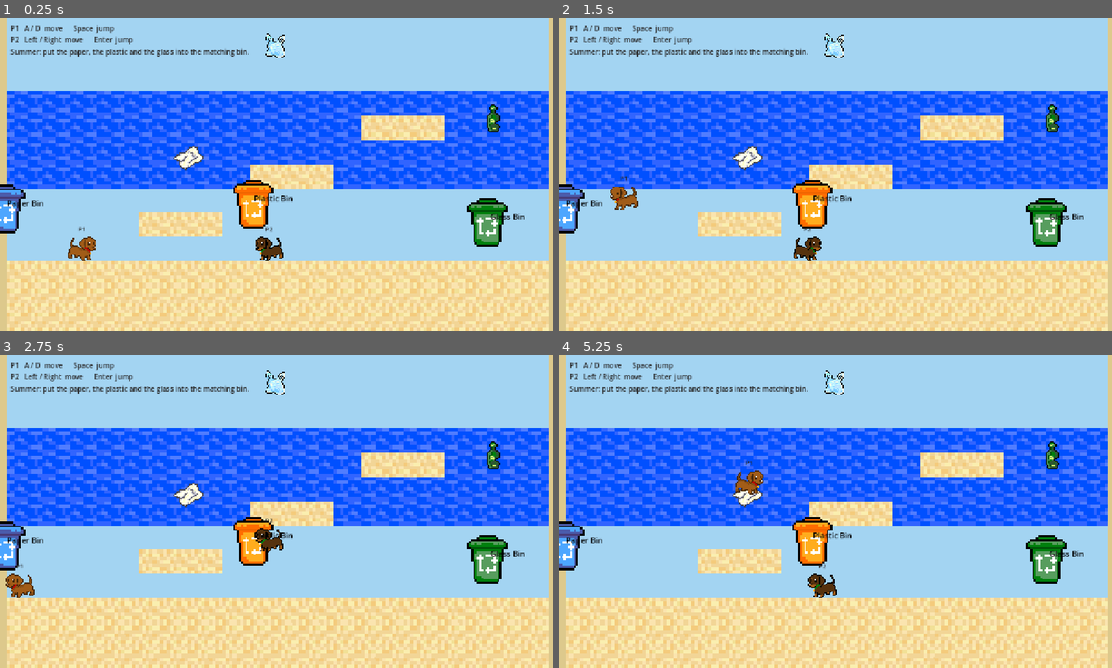
Above: before the commit, frames 1-4 (two rows, left to right).
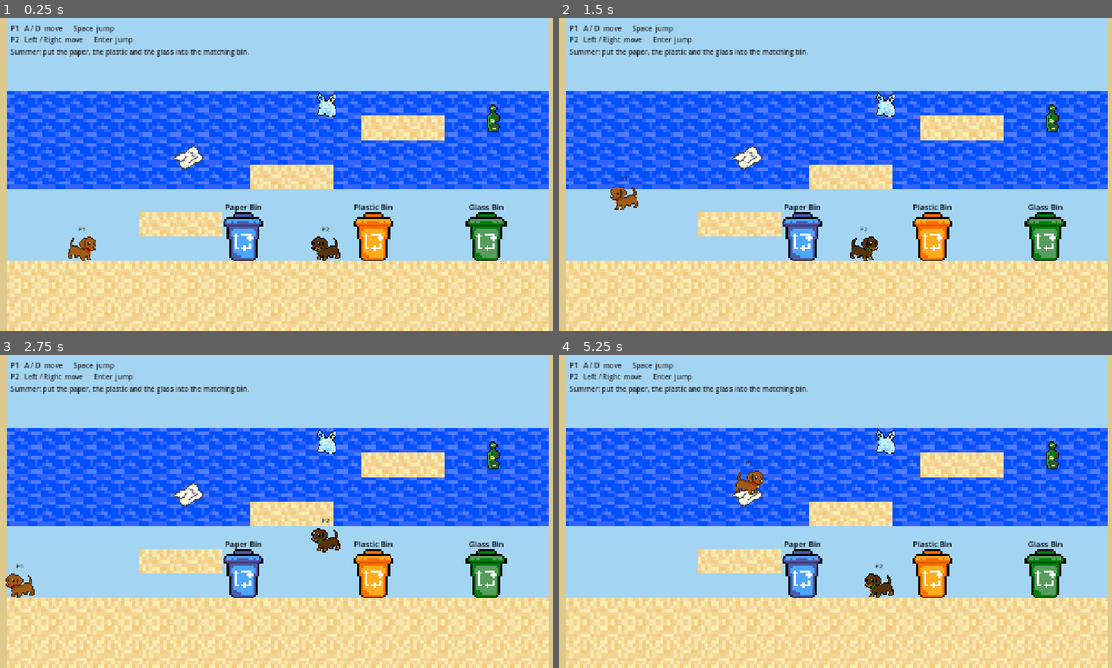
Above: after the commit, the same moments.

Repository: chloecheng0717/Four-Seasons
Game: Godot game, scene res://_summer_test.tscn
Same seed, same stepped clock (60 frames per second), same inputs: the game is played once before the commit and once after it. This scene is started directly instead of the project's main scene.
Inputs:
- Up to frame 1 (0.25 s): no input
- Up to frame 2 (1.5 s): tap Enter (p2_jump) at 0.5 s; hold D (p1_right) from 0.53 s (still down); tap Left (p2_left) at 0.6 s; tap Space (p1_jump) at 0.77 s; tap Right (p2_right) at 1.35 s
- Up to frame 3 (2.75 s): tap Space (p1_jump) at 1.52 s; release D (p1_right) at 2.03 s; hold A (p1_left) from 2.03 s (still down); tap Left (p2_left) at 2.1 s
- Up to frame 4 (5.25 s): release A (p1_left) at 2.78 s; hold D (p1_right) 2.78-4.28 s; tap Right (p2_right) at 2.85, 4.35 s; tap Space (p1_jump) at 3.02, 3.77, 4.52 s; tap Left (p2_left) at 3.6, 5.1 s; hold A (p1_left) 4.28-5.03 s; hold D (p1_right) from 5.03 s (still down)

The runs differ from the first frame. In frame 1, 5.0% of the frame differs, in the area x 0-95%, y 4-78%; in frame 2, 4.8%; in frame 3, 4.9%; in frame 4, 5.0%.

Commit message:
Summer: bins stand on the ground and every piece of rubbish is reachable
TrashBin.gd
- Anchor the centred sprite with offset (0, -height*0.5) instead of
  (-width*0.5, -height). The old offset drew the artwork a whole
  display_height above the ground and half a width left of its node, which
  is what had the paper bin's picture overlapping the left wall. Verified
  against a real render: a bin at (640,560) drew y 392..504 before and
  y 448..560 now, centred on its node.
- drawn_rect() now reads sprite.get_rect() through the sprite's global
  transform, so it reports the pixels actually drawn instead of ignoring
  the centred rect and the parent transform.
- _process() serves every dog in the bin, not just the first one, so a
  delivery is no longer missed when the lower dog is holding something the
  bin refuses.

SummerLevel.gd
- All three bins on the ground at y=560: paper (560,560), plastic (860,560),
  glass (1120,560). They cannot start further left: the dogs spawn at x=120
  and x=232 with art out to x=264, and the lowest sand shelf covers
  x=320..512, exactly the band a ground-standing bin would be drawn into.
- Plastic bag (634,65) -> (752,200). A scan of every standable surface found
  exactly one spot in the level it could be reached from; it is now reachable
  from 13 spots solo and 19 with the dogs stacked.

_summer_test.gd
- New section 3: every piece of rubbish is really picked up by jumping for it
  from the shelf below, once solo and once stacked, with the level confirmed
  intact afterwards.
- Replaced the anchoring check that asserted the bug (offset.y == -height)
  with the real invariant: the artwork's bottom edge on the node's y and its
  centre over the node's x, plus checks that no bin's art or collider touches
  a wall or is drawn over a dog.
- PARK_B 620 -> 750; 620 sat inside the plastic bin's box and was most of the
  23 failures this suite was reporting.

PROGRESS.md: new dated entry, corrected stale Summer positions and totals.
412 checks across five suites, 0 failures (Summer 129 -> 152).

Diff:
--- a/_summer_test.gd
+++ b/_summer_test.gd
@@ -8,9 +8,9 @@
 ## here is read out of the live level, so a check cannot pass just because the
 ## level was never really built.
 ##
-## Order matters. The six wrong-bin cases run first, while all three pieces of
-## rubbish are still in the level, because after the last one is sorted the level
-## is finished and there is nothing left to carry.
+## Order matters. The rubbish-reachability checks and the six wrong-bin cases both
+## run while all three pieces of rubbish are still in the level, because after the
+## last one is sorted the level is finished and there is nothing left to carry.
 
 const SUMMER_SCENE := "res://scenes/SummerLevel.tscn"
 const SPRING_SCENE := "res://scenes/Level.tscn"
@@ -39,15 +39,28 @@
 const SCREEN_CENTRE := Vector2(640.0, 360.0)
 
 ## Flat open ground, clear of every bin box and every piece of rubbish, so
-## parking here can never be standing in a bin or standing on an item.
+## parking here can never be standing in a bin or standing on an item. The bins
+## sit at x=560, 860 and 1120 and each reaches 45px either side of that, so
+## 150 and 750 are both well clear of the nearest one.
 const PARK_A := Vector2(150.0, GROUND_Y)
-const PARK_B := Vector2(620.0, GROUND_Y)
+const PARK_B := Vector2(750.0, GROUND_Y)
 
 ## Where the two-dog stack test stands them. Also clear of every bin box and
 ## every piece of rubbish: a dog that drifts a little either way while being
 ## stacked must not brush a bin or pick something up, or the test would be
 ## measuring the wrong thing.
 const STACK_X := 150.0
+
+## Where a player jumps from to pick each piece of rubbish up: the sand shelf it
+## is sitting above, and which way the dog leans as it goes. The paper and the
+## plastic are jumped for straight up from the shelf under them; the glass bottle
+## is jumped for from the top shelf, which is the only shelf near it. These are
+## the spots a player would use, not the only spots that happen to work.
+const REACH_SPOTS := {
+	&"paper": {"x": 432.0, "y": 448.0, "dir": 0},
+	&"plastic": {"x": 752.0, "y": 336.0, "dir": 0},
+	&"glass": {"x": 912.0, "y": 224.0, "dir": 1},
+}
 
 const ITEM_TEXTURES := {
 	&"paper": PAPER_TEXTURE,
@@ -175,6 +188,16 @@
 	var body := bin.get_node("CollisionShape2D") as CollisionShape2D
 	var shape := body.shape as RectangleShape2D
 	return Rect2(bin.position + body.position - shape.size * 0.5, shape.size)
+
+
+## Where a sprite's artwork really lands on screen, from its own transform. Used
+## for the dogs here so "the bin is not drawn over a dog" is measured on pixels
+## rather than on a guessed picture size.
+func _art_of(sprite: Sprite2D) -> Rect2:
+	var local := sprite.get_rect()
+	var top_left: Vector2 = sprite.global_transform * local.position
+	var bottom_right: Vector2 = sprite.global_transform * local.end
+	return Rect2(top_left, bottom_right - top_left)
 
 
 func _stand_in(p: Player, kind: StringName) -> void:
@@ -259,6 +282,7 @@
 func _run() -> void:
 	await _test_the_level_is_summer()
 	await _test_the_dogs_still_play()
+	await _test_every_piece_of_rubbish_can_be_reached()
 	await _test_the_wrong_bins_refuse_everything()
 	await _test_the_right_bins_sort_for_good()
 	await _test_the_completion_screen()
@@ -343,8 +367,21 @@
 		_check("the %s bin is on the flat ground" % kind,
 			bin != null and is_equal_approx(bin.position.y, GROUND_Y),
 			" y=%.1f" % bin.position.y)
-		_check("the %s bin is drawn from its bottom edge, so it stands up" % kind,
-			bin != null and is_equal_approx(bin.sprite.offset.y, -bin.art_region.size.y))
+		# The sprite is centred, so it is lifted by half its own height and by
+		# nothing sideways: that puts the artwork's bottom edge on the node and
+		# its middle over the node, which is what makes the bin stand on the
+		# ground instead of hovering over it or hanging off to one side.
+		_check("the %s bin is anchored bottom edge to its node" % kind,
+			bin != null and is_equal_approx(bin.sprite.offset.y, -bin.art_region.size.y * 0.5)
+			and is_zero_approx(bin.sprite.offset.x),
+			" offset=%s" % bin.sprite.offset)
+		var drawn: Rect2 = bin.drawn_rect()
+		_check("and the %s bin really is drawn standing on the ground" % kind,
+			is_equal_approx(drawn.end.y, bin.position.y),
+			" art bottom=%.1f node y=%.1f" % [drawn.end.y, bin.position.y])
+		_check("and the %s bin is drawn over its own node, not beside it" % kind,
+			is_equal_approx(drawn.get_center().x, bin.position.x),
+			" art centre x=%.1f node x=%.1f" % [drawn.get_center().x, bin.position.x])
 		_check("the %s bin is inside the screen" % kind,
 			bin != null and SCREEN.has_point(bin.position + Vector2(0.0, -56.0)))
 	_check("the bins do not all share one picture",
@@ -367,6 +404,32 @@
 		and glass_box.position.x - plastic_box.end.x >= 150.0)
 	_check("a dog cannot be in two bins at once",
 		BIN_REGION_SIZE.x < plastic_box.position.x - paper_box.end.x)
+
+	# A bin standing on the ground can still look wrong without the physics
+	# noticing anything: drawn into a wall, or drawn on top of a dog. Both were
+	# real here once, so both are checked against the artwork's real pixels.
+	var constants: Dictionary = level.get_script().get_script_constant_map()
+	var wall_width: float = constants.get("WALL_WIDTH", 16.0)
+	var level_width: float = constants.get("LEVEL_WIDTH", 1280.0)
+	var left_wall := Rect2(0.0, 0.0, wall_width, 720.0)
+	var right_wall := Rect2(level_width - wall_width, 0.0, wall_width, 720.0)
+	var spawn_art: Array[Rect2] = []
+	for dog: Player in [p1, p2]:
+		spawn_art.append(_art_of(dog.sprite))
+	for kind in KINDS:
+		var bin := bins[kind] as TrashBin
+		var drawn: Rect2 = bin.drawn_rect()
+		_check("the %s bin is not drawn into a wall" % kind,
+			not drawn.intersects(left_wall) and not drawn.intersects(right_wall),
+			" art x %.0f..%.0f" % [drawn.position.x, drawn.end.x])
+		var over_dog := false
+		for rect in spawn_art:
+			if drawn.intersects(rect):
+				over_dog = true
+		_check("and the %s bin is not drawn on top of a dog" % kind, not over_dog)
+		_check("and the %s bin's own collider is off the walls too" % kind,
+			not _bin_box(kind).intersects(left_wall)
+			and not _bin_box(kind).intersects(right_wall))
 
 	# The rubbish: the right picture for each kind, one of each, nothing else.
 	_check("there are three pieces of rubbish", items.size() == 3
@@ -499,8 +562,87 @@
 	_emit("")
 
 
+## Every piece of rubbish has to be gettable at, by jumping for it the way a
+## player does: standing on the sand shelf underneath and jumping. Rubbish that
+## can only be reached from one lucky pixel of floor, or not at all, leaves a
+## level that cannot be finished, so each piece is checked twice - once with one
+## dog on its own, and once with the two dogs stacked, which is the other way
+## this game is meant to be played.
+func _test_every_piece_of_rubbish_can_be_reached() -> void:
+	_emit("=== 3. every piece of rubbish can be jumped for, solo and stacked ===")
+
+	for kind in KINDS:
+		var spot: Dictionary = REACH_SPOTS[kind]
+		var x: float = spot["x"]
+		var y: float = spot["y"]
+		var dir: int = spot["dir"]
+		_check("the %s can be picked up off the shelf above it, on its own" % kind,
+			await _can_reach(kind, x, y, dir, false),
+			" from x=%.0f y=%.0f dir=%+d" % [x, y, dir])
+		_check("and the %s can still be picked up with the two dogs stacked" % kind,
+			await _can_reach(kind, x, y, dir, true),
+			" from x=%.0f y=%.0f dir=%+d" % [x, y, dir])
+
+	# Reaching a piece of rubbish and letting go of it again has to leave the level
+	# exactly as it was, or the rest of the suite would be testing a level that is
+	# not the one the game starts with.
+	await _park()
+	_check("all three pieces are still in the level after all that reaching",
+		_items_left() == 3, " left=%d" % _items_left())
+	_check("and neither dog is still holding anything",
+		p1.carried_kind == &"" and p2.carried_kind == &"")
+	_emit("")
+
+
+## Whether a dog can really pick this piece of rubbish up from one standing spot.
+## Both dogs are put back on clear ground first, one of them is stood where a
+## player would stand, it jumps, and this only passes if the rubbish genuinely
+## changed hands: anything weaker than a real pickup would let a level nobody can
+## finish look fine.
+func _can_reach(kind: StringName, at_x: float, at_y: float, dir: int,
+		stacked: bool) -> bool:
+	await _park()
+	var stored: Variant = _item(kind)
+	if not is_instance_valid(stored):
+		return false
+	var item := stored as GardenItem
+	# A piece that has just been put back cannot be taken again straight away.
+	for _i in 60:
+		if item._respawn_timer <= 0.0:
+			break
+		await get_tree().physics_frame
+
+	if stacked:
+		if not await _stack_at(p1, p2, at_x, at_y):
+			return false
+	else:
+		_place(p1, Vector2(at_x, at_y))
+		await _wait(6)
+
+	await _hold([p1.jump_action], 2)
+	var steering: Array = []
+	if dir > 0:
+		steering = [p1.right_action]
+	elif dir < 0:
+		steering = [p1.left_action]
+	for _i in 80:
+		if not steering.is_empty():
+			Input.action_press(steering[0])
+		await get_tree().physics_frame
+		if p1.carried_kind == kind:
+			break
+	for action in steering:
+		Input.action_release(action)
+
+	var picked_up := p1.carried_kind == kind
+	# Away from the bins before dropping it, so the drop cannot be mistaken for a
+	# delivery and the piece cannot be used up by accident.
+	await _park()
+	return picked_up
+
+
 func _test_the_wrong_bins_refuse_everything() -> void:
-	_emit("=== 3. all six wrong-bin attempts are refused, with a notice ===")
+	_emit("=== 4. all six wrong-bin attempts are refused, with a notice ===")
 	# Short notice for the six cases so the run does not sit through six 1.2s
 	# pauses; the real 1.2s is checked at the end of this section.
 	level.wrong_bin_notice_time = 0.2
@@ -560,7 +702,7 @@
 
 
 func _test_the_right_bins_sort_for_good() -> void:
-	_emit("=== 4. the matching bin sorts each kind, and it is gone for good ===")
+	_emit("=== 5. the matching bin sorts each kind, and it is gone for good ===")
 
 	for kind in KINDS:
 		await _park()
@@ -599,7 +741,7 @@
 
 
 func _test_the_completion_screen() -> void:
-	_emit("=== 5. the completion screen only arrives once all three are sorted ===")
+	_emit("=== 6. the completion screen only arrives once all three are sorted ===")
 
 	var since_sort := float(Time.get_ticks_msec() - _sorted_at) / 1000.0
 	_check("the banner is not up on the very frame the last sort happened",
--- a/scenes/SummerLevel.gd
+++ b/scenes/SummerLevel.gd
@@ -81,7 +81,10 @@
 const WATER_ROWS := [3, 4, 5, 6]
 const WATER_Z := -10
 
-# Positions based on Summer layout.png
+# Positions based on Summer layout.png, then measured in the built level: every
+# piece of rubbish is where the picture puts it on the sand shelves, and every one
+# of them was checked by actually jumping for it from the shelf below (see
+# _summer_test's reachability checks).
 const TRASH_ITEMS := [
 	{
 		"kind": &"paper",
@@ -97,7 +100,7 @@
 		"region": Rect2(24, 16, 184, 232),
 		"display_height": 56.0,
 		"pickup_size": 48.0,
-		"position": Vector2(634, 65),
+		"position": Vector2(752, 200),
 	},
 	{
 		"kind": &"glass",
@@ -109,26 +112,33 @@
 	},
 ]
 
-# The three bins positioned according to Summer layout.png
-# NOTE: the glass bin's file on disk is "Glass bin.png", with a lower case b.
+# The three bins, all standing on the flat ground at its surface, y=560.
+#
+# They cannot be spread anywhere across the beach, because the ground is already
+# taken: the two dogs start at x=120 and x=232 and their pictures reach to x=264,
+# and the lowest sand shelf sits over x=320..512, which is exactly the band a bin
+# standing on the ground would be drawn into. That leaves the beach from x=560
+# rightwards, so the bins are spaced along it, each with its rubbish above and
+# slightly to the left of it, and each nearest to its own rubbish by a clear
+# margin. The glass bin's file on disk is "Glass bin.png", with a lower case b.
 const BINS := [
 	{
 		"kind": &"paper",
 		"texture": preload("res://assets/Summer/Paper Bin.png"),
 		"region": Rect2(40, 40, 160, 192),
-		"position": Vector2(58, 551),
+		"position": Vector2(560, 560),
 	},
 	{
 		"kind": &"plastic",
 		"texture": preload("res://assets/Summer/Plastic Bin.png"),
 		"region": Rect2(48, 32, 160, 192),
-		"position": Vector2(630, 540),
+		"position": Vector2(860, 560),
 	},
 	{
 		"kind": &"glass",
 		"texture": preload("res://assets/Summer/Glass bin.png"),
 		"region": Rect2(48, 32, 160, 192),
-		"position": Vector2(1169, 582),
+		"position": Vector2(1120, 560),
 	},
 ]
 
--- a/scenes/TrashBin.gd
+++ b/scenes/TrashBin.gd
@@ -46,8 +46,12 @@
 	sprite.region_rect = art_region
 	var uniform_scale: float = display_height / art_region.size.y
 	sprite.scale = Vector2(uniform_scale, uniform_scale)
-	# Drawn from the bottom edge, so the bin stands on the ground it is placed on.
-	sprite.offset = Vector2(-art_region.size.x * 0.5, -art_region.size.y)
+	# Drawn so the artwork's bottom edge lands exactly on the node origin and its
+	# middle sits over it, which is how Player.gd anchors the dogs. The sprite is
+	# centred, so the offset only has to lift it by half its height: offsetting by
+	# the full height would float the bin a whole display_height above the ground,
+	# and offsetting sideways as well would slide it off to the left of its node.
+	sprite.offset = Vector2(0.0, -art_region.size.y * 0.5)
 
 	# Set bin label based on accepted kind
 	match accepts_kind:
@@ -64,11 +68,15 @@
 ## Watched every frame rather than on body_entered, for the same reason the pot
 ## does it: a dog already carrying the right thing can walk straight in and be
 ## served, and a dog standing still in here is still offered the chance.
+##
+## Every dog in here is served, not just the first one: two dogs can stand in the
+## same bin, and if the lower one is holding something this bin does not want
+## while the upper one is holding exactly what it does want, stopping at the first
+## dog would refuse the rubbish that was actually being delivered.
 func _process(_delta: float) -> void:
 	for body in get_overlapping_bodies():
 		if body is Player:
 			_serve(body as Player)
-			return
 
 
 func _serve(player: Player) -> void:
@@ -98,8 +106,12 @@
 	rubbish_sorted.emit(accepts_kind)
 
 
-## Where the bin is actually drawn, worked out from the sprite rather than
-## hard-coded, so a test can check it stays put.
+## Where the bin's artwork actually lands on screen, taken from the sprite's own
+## transform rather than from the region and offset by hand, so it stays correct
+## whatever the artwork or the anchor is changed to. Measured against a real
+## render: these are the pixels the bin is drawn on.
 func drawn_rect() -> Rect2:
-	var drawn_size: Vector2 = art_region.size * sprite.scale
-	return Rect2(global_position + sprite.offset, drawn_size)
+	var local := sprite.get_rect()
+	var top_left: Vector2 = sprite.global_transform * local.position
+	var bottom_right: Vector2 = sprite.global_transform * local.end
+	return Rect2(top_left, bottom_right - top_left)
Not shown, changed: PROGRESS.md
